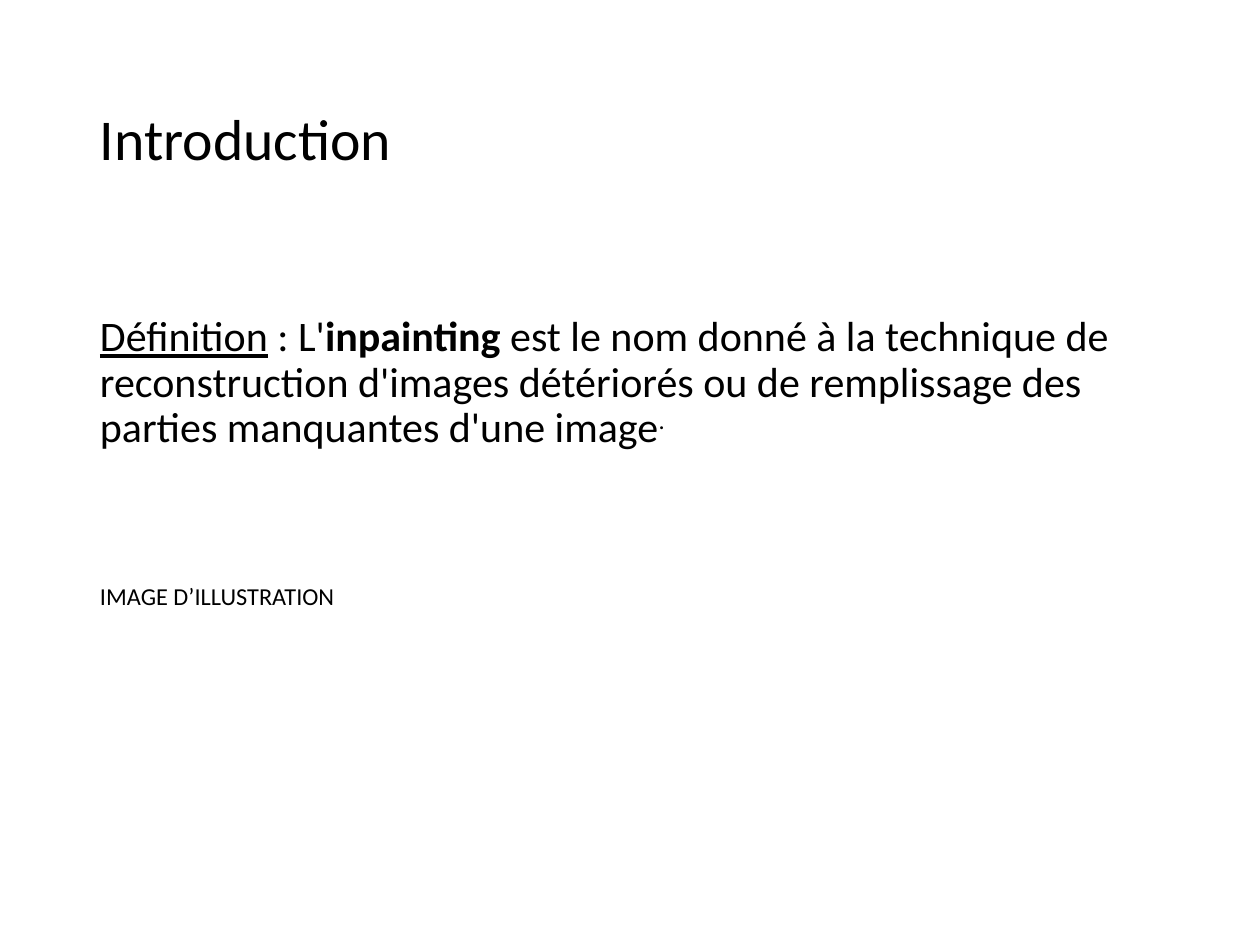
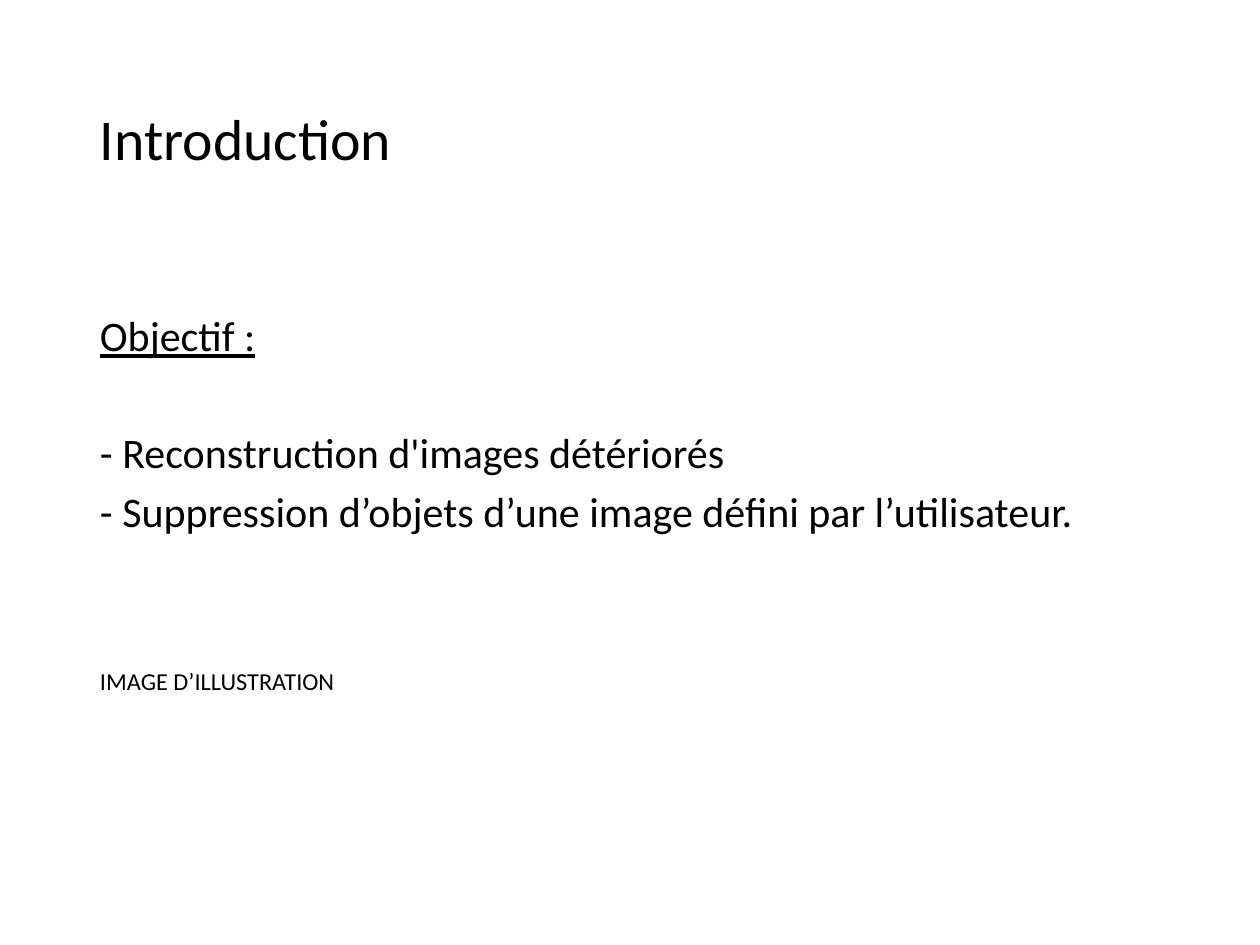
Before and after one commit to CharlyGirotNYU/Inpainting, a slide deck: slide 2 of ppt/Inpainting.pptx. Drawn at 1260x945 pixels with LibreOffice and Linux fonts; fonts in the diff are those of the drawing. Boxes give left, top, right and bottom in pixels: in the first picture for what was removed or moved away, otherwise in the second. Text is boxed around its words. In the diff, an @@ line names an element or a change of style, - is before the commit and + after.

```diff
--- a/ppt/Inpainting.pptx
+++ b/ppt/Inpainting.pptx
@@ text at (100, 321, 1073, 535): text changed @@
-Définition : L'inpainting est le nom donné à la technique de reconstruction d'images détériorés ou de remplissage des parties manquantes d'une image.
+Objectif :
+- Reconstruction d'images détériorés
+- Suppression d’objets d’une image défini par l’utilisateur.
```
Also in this commit, not shown: 6 other slides changed, 7 slides added, 2 slides removed.
